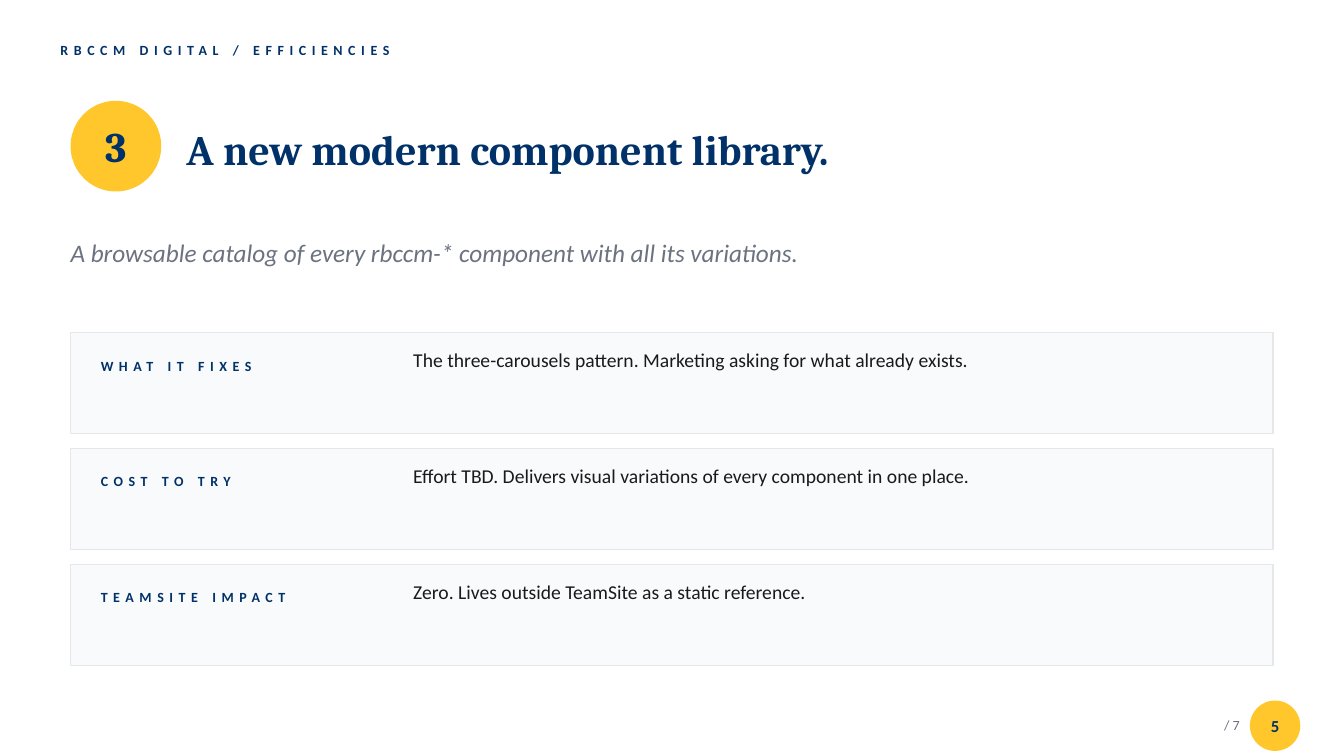
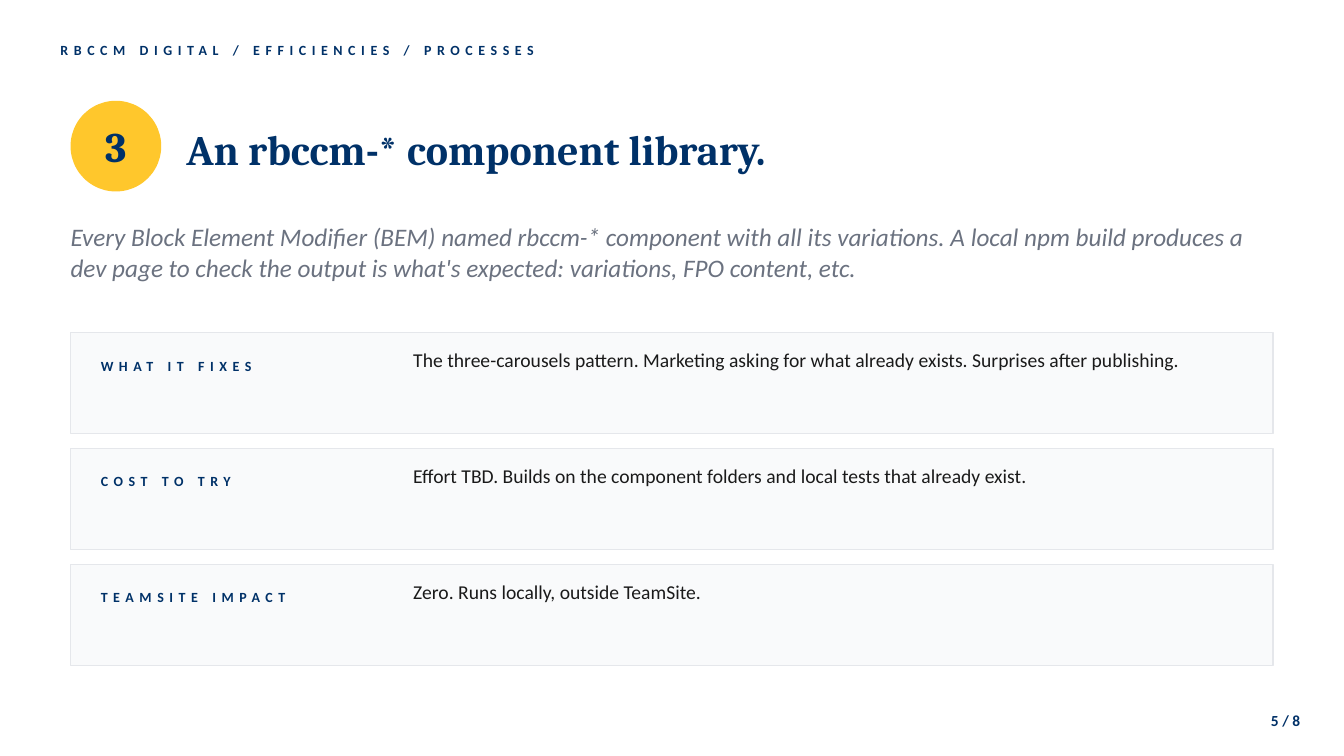
Before and after one commit to JustinLBannister/RBCCM, a slide deck: slide 5 of RBCCM Digital Efficiencies.pptx. Drawn at 1344x756 pixels with LibreOffice and Linux fonts; fonts in the diff are those of the drawing. Boxes give left, top, right and bottom in pixels: in the first picture for what was removed or moved away, otherwise in the second. Text is boxed around its words. In the diff, an @@ line names an element or a change of style, - is before the commit and + after.

```diff
--- a/RBCCM Digital Efficiencies.pptx
+++ b/RBCCM Digital Efficiencies.pptx
@@ text at box(60, 45, 534, 55): text changed @@
-RBCCM DIGITAL / EFFICIENCIES
+RBCCM DIGITAL / EFFICIENCIES / PROCESSES
@@ text at box(186, 135, 766, 175): text changed @@
-A new modern component library.
+An rbccm-* component library.
@@ text at box(71, 228, 1243, 282): text changed @@
-A browsable catalog of every rbccm-* component with all its variations.
+Every Block Element Modifier (BEM) named rbccm-* component with all its variations. A local npm build produces a dev page to check the output is what's expected: variations, FPO content, etc.
@@ text at box(413, 353, 1179, 371): text changed @@
-The three-carousels pattern. Marketing asking for what already exists.
+The three-carousels pattern. Marketing asking for what already exists. Surprises after publishing.
@@ text at box(413, 469, 1026, 486): text changed @@
-Effort TBD. Delivers visual variations of every component in one place.
+Effort TBD. Builds on the component folders and local tests that already exist.
@@ text at box(413, 585, 701, 602): text changed @@
-Zero. Lives outside TeamSite as a static reference.
+Zero. Runs locally, outside TeamSite.
@@ ellipse removed at box(1250, 701, 1301, 751) @@
@@ text at box(1271, 715, 1300, 726): text changed; size 12 to 11 pt @@
-5
+5 / 8
@@ text removed at box(1233, 721, 1240, 730) @@
-/ 7
```
Also in this commit, not shown: 6 other slides changed, 1 slide added, 1 other file.
